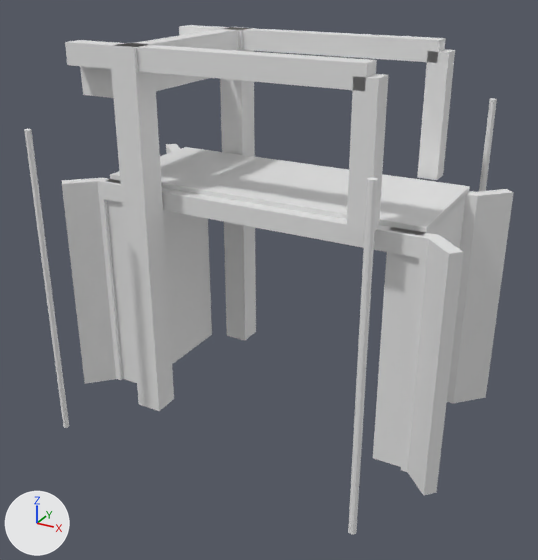
Two versions of the glTF model models/leiden/leiden-maria-montessoribrug/leiden-maria-montessoribrug.glb, one commit apart.
The view is the same before and after, from a 50 mm lens placed at (14.7, -28.0, 9.6), pointed at (-0.1, -1.1, -3.8). Arrows for +X, +Y and +Z are at lower left; the lights stay in place. The older version comes first. Vertices at exactly the same position are counted once.

The first picture shows 'building:balans', 'building:balans 2', 'building:contragewicht', 'building:hamei', 'building:hamei 2', 'building:hangstang', 'building:hangstang 2', 'building:portaal', 'building:pyloon (los) 2', 'building:pyloon (los) 3', 'building:pyloon (los) 4', 'road:dek', 'road:fietspad', 'road:landhoofd', 'road:landhoofd 2', 'road:voetpad'.
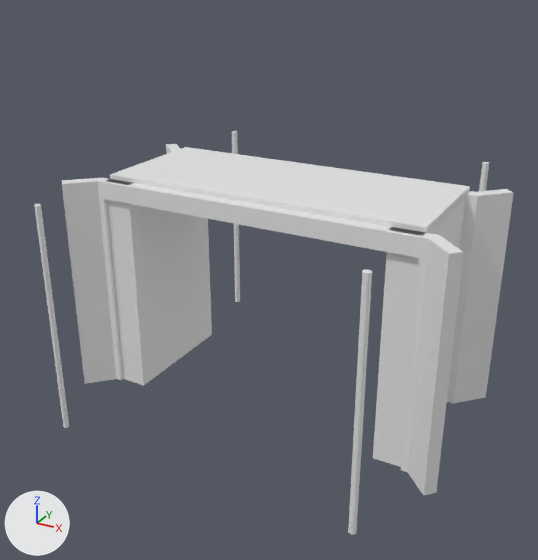
The change, as JSON lines over the scene's bpy script:
```json
{"block": "me_pyloon__los__2", "where": "# used by ob_building_pyloon__los__2; location = (0.0, 0.0, 0.0)"}
{"op": "remove", "block": "me_pyloon__los__2", "code": "me_pyloon__los__2.from_pydata(...)  # 24 vertices, 44 faces; spans x 6.86..7.18, y -7.72..-7.4, z -10.0..3.46"}
{"op": "add", "block": "me_pyloon__los__2", "code": "me_pyloon__los__2.from_pydata(...)  # 24 vertices, 44 faces; spans x 6.86..7.18, y -7.72..-7.4, z -10.0..0.46"}
{"block": "me_pyloon__los__2", "change": "me_pyloon__los__2 part 1: the whole mesh is scaled about its middle by (1, 1, 0.777), then moved by (0.0, 0.0, -1.5)"}
{"block": "me_pyloon__los__3", "where": "# used by ob_building_pyloon__los__3; location = (0.0, 0.0, 0.0)"}
{"op": "remove", "block": "me_pyloon__los__3", "code": "me_pyloon__los__3.from_pydata(...)  # 24 vertices, 44 faces; spans x 6.82..7.14, y 7.36..7.68, z -10.0..3.46"}
{"op": "add", "block": "me_pyloon__los__3", "code": "me_pyloon__los__3.from_pydata(...)  # 24 vertices, 44 faces; spans x 6.82..7.14, y 7.36..7.68, z -10.0..0.46"}
{"block": "me_pyloon__los__3", "change": "me_pyloon__los__3 part 2: the whole mesh is scaled about its middle by (1, 1, 0.777), then moved by (0.0, 0.0, -1.5)"}
{"block": "me_pyloon__los__4", "where": "# used by ob_building_pyloon__los__4; location = (0.0, 0.0, 0.0)"}
{"op": "remove", "block": "me_pyloon__los__4", "code": "me_pyloon__los__4.from_pydata(...)  # 24 vertices, 44 faces; spans x -7.12..-6.84, y -7.7..-7.41, z -10.0..3.46"}
{"op": "add", "block": "me_pyloon__los__4", "code": "me_pyloon__los__4.from_pydata(...)  # 24 vertices, 44 faces; spans x -7.12..-6.84, y -7.7..-7.41, z -10.0..0.46"}
{"block": "me_pyloon__los__4", "change": "me_pyloon__los__4 part 3: the whole mesh is scaled about its middle by (1, 1, 0.777), then moved by (0.0, 0.0, -1.5)"}
{"op": "remove", "block": "ob_building_hamei", "code": ["ob_building_hamei = bpy.data.objects.new('building:hamei', me_hamei)", "ob_building_hamei.location = (0.0, 0.0, 0.0)"]}
{"op": "remove", "block": "ob_building_hamei_2", "code": ["ob_building_hamei_2 = bpy.data.objects.new('building:hamei 2', me_hamei_2)", "ob_building_hamei_2.location = (0.0, 0.0, 0.0)"]}
{"op": "remove", "block": "ob_building_portaal", "code": ["ob_building_portaal = bpy.data.objects.new('building:portaal', me_portaal)", "ob_building_portaal.location = (0.0, 0.0, 0.0)"]}
{"op": "remove", "block": "ob_building_balans", "code": ["ob_building_balans = bpy.data.objects.new('building:balans', me_balans)", "ob_building_balans.location = (0.0, 0.0, 0.0)"]}
{"op": "remove", "block": "ob_building_hangstang", "code": ["ob_building_hangstang = bpy.data.objects.new('building:hangstang', me_hangstang)", "ob_building_hangstang.location = (0.0, 0.0, 0.0)"]}
{"op": "remove", "block": "ob_building_balans_2", "code": ["ob_building_balans_2 = bpy.data.objects.new('building:balans 2', me_balans_2)", "ob_building_balans_2.location = (0.0, 0.0, 0.0)"]}
{"op": "remove", "block": "ob_building_hangstang_2", "code": ["ob_building_hangstang_2 = bpy.data.objects.new('building:hangstang 2', me_hangstang_2)", "ob_building_hangstang_2.location = (0.0, 0.0, 0.0)"]}
{"op": "remove", "block": "ob_building_contragewicht", "code": ["ob_building_contragewicht = bpy.data.objects.new('building:contragewicht', me_contragewicht)", "ob_building_contragewicht.location = (0.0, 0.0, 0.0)"]}
```

Pixel boxes [x1, y1, x2, y2] of what changed, in the pictures (538 x 560 px):
```json
{"object": "building:hamei 2", "change": "deleted", "before": [109, 43, 174, 411]}
{"object": "building:balans 2", "change": "deleted", "before": [65, 40, 377, 91]}
{"object": "building:hamei", "change": "deleted", "before": [220, 27, 256, 340]}
{"object": "building:balans", "change": "deleted", "before": [179, 25, 446, 63]}
{"object": "building:hangstang 2", "change": "deleted", "before": [346, 74, 388, 234]}
{"object": "building:hangstang", "change": "deleted", "before": [417, 49, 455, 180]}
{"object": "building:pyloon (los) 2", "change": "moved, rescaled", "before": [348, 177, 378, 535], "after": [348, 269, 372, 535], "on screen": "19% narrower, 26% shorter"}
{"object": "building:pyloon (los) 4", "change": "moved, rescaled", "before": [24, 129, 69, 428], "after": [34, 204, 69, 428], "on screen": "22% narrower, 25% shorter"}
{"object": "building:contragewicht", "change": "deleted", "before": [80, 66, 208, 98]}
{"object": "building:portaal", "change": "deleted", "before": [135, 28, 238, 50]}
{"object": "building:pyloon (los) 3", "change": "moved, rescaled", "before": [479, 98, 497, 191], "after": [479, 162, 489, 191]}
```
